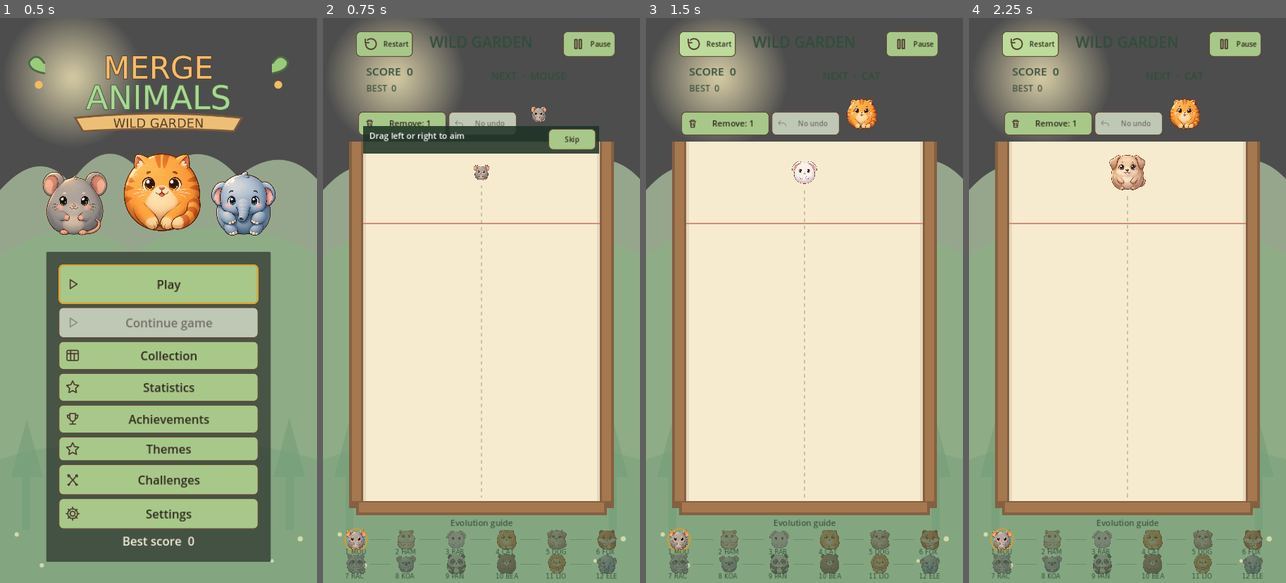
Above: before the commit, frames 1-4 (left to right).
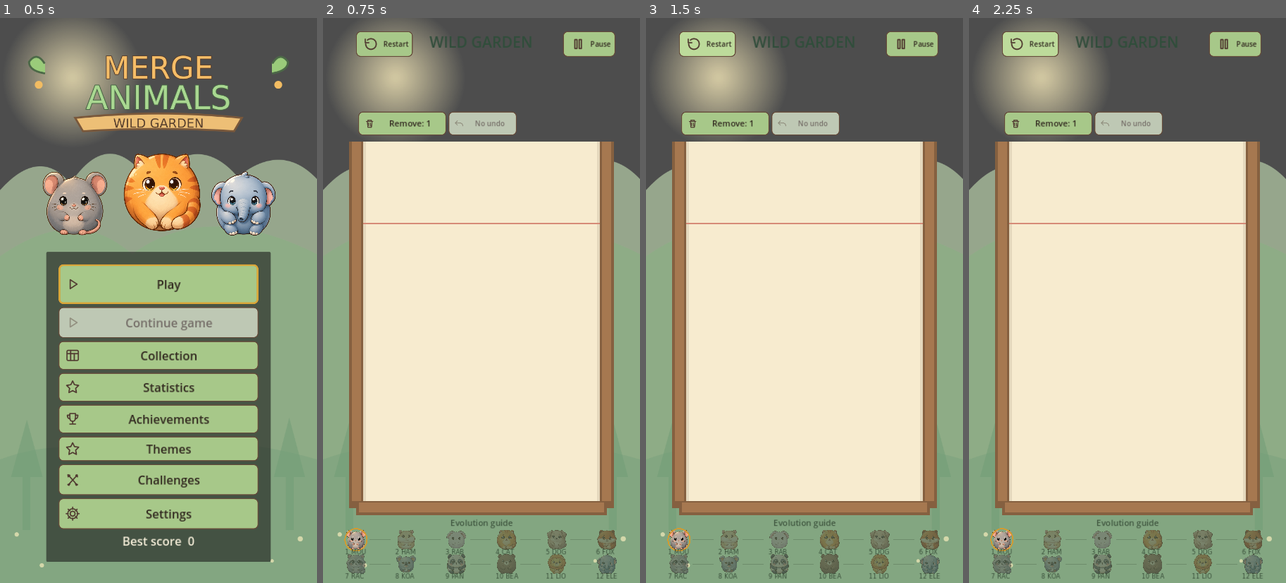
Above: after the commit, the same moments.

Repository: sandikovcusu-commits/MergeAnimal
Game: Godot game, scene res://scenes/ui/MainMenu.tscn
Two runs of this game, one before a commit and one after it. Both use one fixed random seed, a clock stepped at 60 frames per second and the inputs below.
Inputs:
- Up to frame 1 (0.5 s): no input
- Up to frame 2 (0.75 s): click "Play" at 0.5 s
- Up to frame 3 (1.5 s): click "Restart" at 1.25 s
- Up to frame 4 (2.25 s): click "Restart" at 2 s

Frame 1 is identical in both runs. In frame 2, 4.1% of the frame differs, in the area x 12-88%, y 8-85%; in frame 3, 0.9%; in frame 4, 1.3%.
Error after the commit: Parse Error: Static function "list_directory()" not found in base "GDScriptNativeClass". (res://scripts/achievements/AchievementManager.gd:15)

Commit message:
Start single-threaded web export and browser smoke phase
Co-authored-by: arena-agent <297053741+arena-agent@users.noreply.github.com>

Diff:
--- a/MergeAnimals/scripts/achievements/AchievementManager.gd
+++ b/MergeAnimals/scripts/achievements/AchievementManager.gd
@@ -10,9 +10,10 @@
 static func definitions() -> Array[AchievementData]:
 	var result: Array[AchievementData] = []
 	# Additional data resources are picked up without changing gameplay code.
-	var directory := DirAccess.open("res://resources/achievements")
-	if directory == null: return result
-	var names := directory.get_files(); names.sort()
+	# ResourceLoader handles exported .tres -> .res remaps; DirAccess only
+	# sees the remap files inside a PCK and used to return no definitions.
+	var names := ResourceLoader.list_directory("res://resources/achievements")
+	names.sort()
 	for file in names:
 		if file.ends_with(".tres"):
 			var def := load("res://resources/achievements/" + file) as AchievementData
Not shown, added: MergeAnimals/export_presets.cfg
Not shown, added: MergeAnimals/tests/web/package-lock.json
Not shown, added: MergeAnimals/tests/web/package.json
